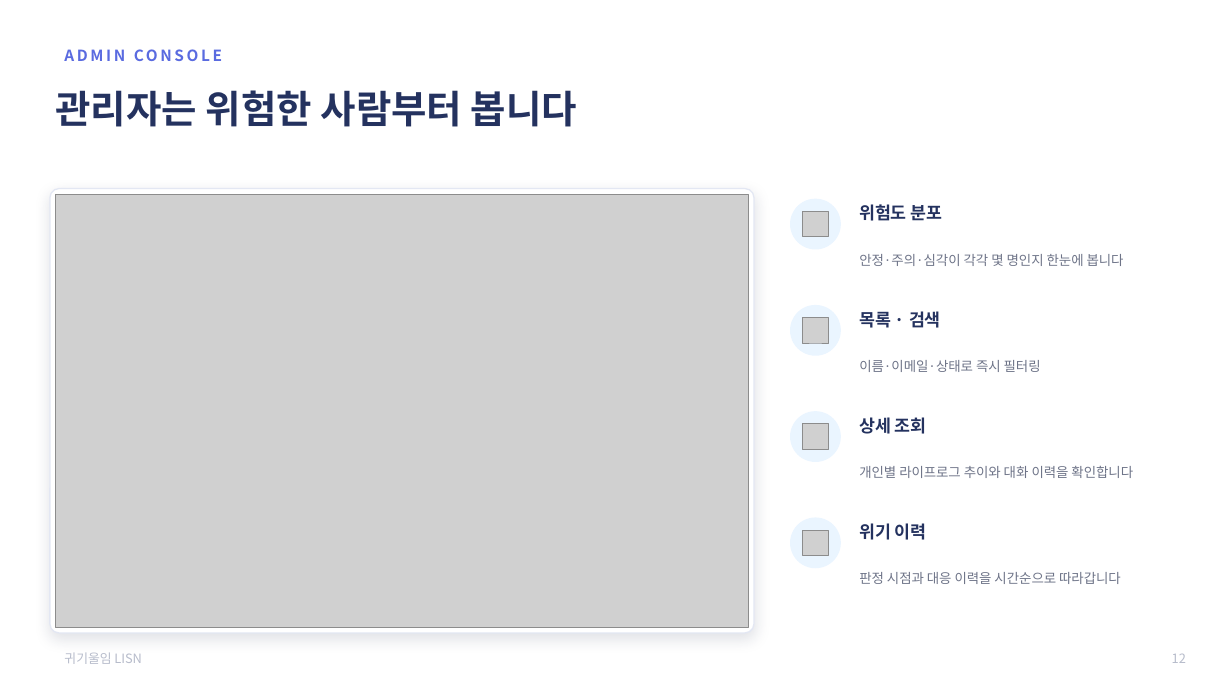
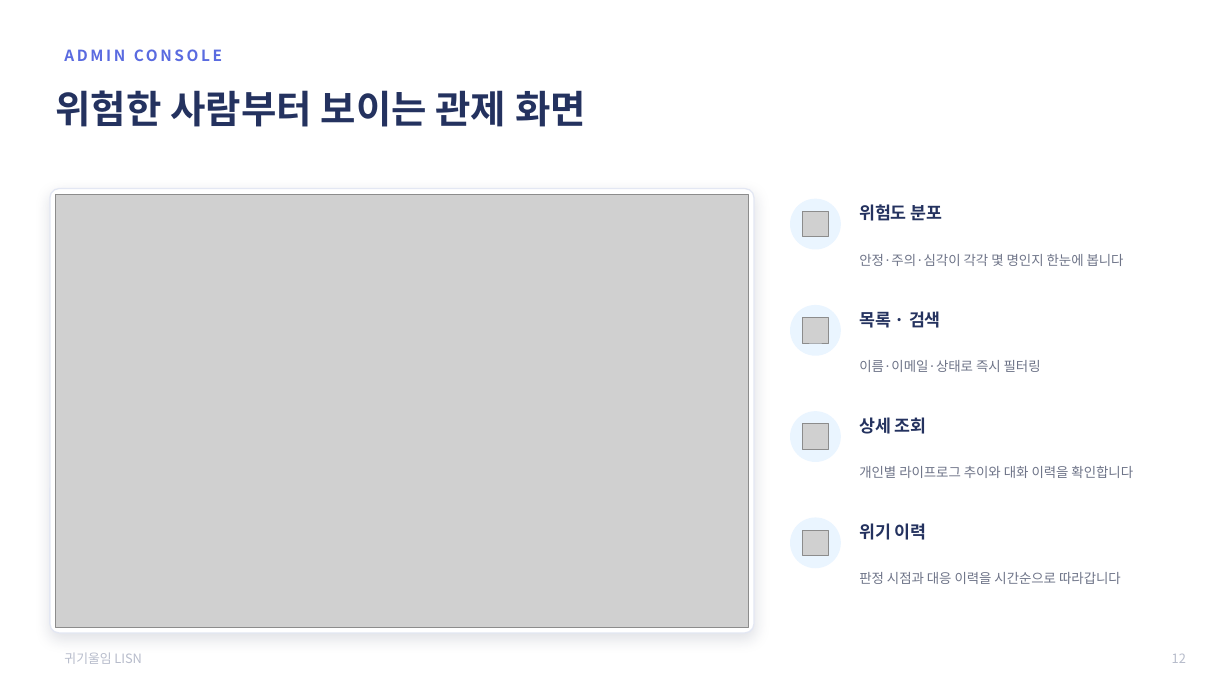
Before and after one commit to 2026-SMHRD-KDT-HealthCare-5/lisn, a slide deck: slide 13 of documents/최종발표자료_귀기울임.pptx. Drawn at 1232x693 pixels with LibreOffice and Linux fonts; fonts in the diff are those of the drawing; grey boxes stand for pictures. Boxes give left, top, right and bottom in pixels: in the first picture for what was removed or moved away, otherwise in the second. Text is boxed around its words. In the diff, an @@ line names an element or a change of style, - is before the commit and + after.

Commit message:
fix(발표): 제목 어미를 전부 「~습니다」로 통일하던 걸 섞었습니다
11개 제목 중 7개가 「~습니다/~입니다」로 끝나 단조롭다는 지적을 받았습니다.
명사구·의문형을 섞었습니다.

  s4  데이터는 쌓이는데, 사용자는 앱을 열지 않습니다
      -> 쌓이는 데이터, 열리지 않는 앱                    (명사구, 대구)
  s9  감정 분류 모델은 검증하고 접었습니다
      -> 왜 감정 분류 대신 이탈 탐지인가                   (의문형)
  s10 위기 탐지는 2단계입니다
      -> 위기 탐지 2단계 구조                             (명사구)
  s13 관리자는 위험한 사람부터 봅니다
      -> 위험한 사람부터 보이는 관제 화면                  (명사구)
  s14 "전부 암호화"가 아니라 위험도 기반입니다
      -> "전부 암호화" 대신 위험도 기반                    (명사구)

s9 는 겸사겸사 뜻도 분명하게 했습니다. "접었습니다"가 무슨 말인지
모르겠다는 지적을 받았는데, 결론(이탈 탐지로 갔다는 것)을 제목에 바로
얹어 s7 "왜 서버를 둘로 나눴나"와 같은 의문형 패턴으로 묶었습니다 —
같은 "AI 설계" 절의 두 슬라이드가 한 톤을 씁니다.

남긴 것 — s5·s11·s15 는 그대로 「~습니다」입니다. 확신에 찬 주장을
하는 자리(차별점 소개·성과 요약·정직한 현황)라 선언형이 자연스럽고,
전부 다르게 만드는 게 아니라 다양성을 만드는 게 목적이라 판단했습니다.

check_docs.py --with-tests · check_numbers.py 전부 통과.

```diff
--- a/documents/최종발표자료_귀기울임.pptx
+++ b/documents/최종발표자료_귀기울임.pptx
@@ text at bbox=[55, 90, 586, 127]: text changed @@
-관리자는 위험한 사람부터 봅니다
+위험한 사람부터 보이는 관제 화면
```
Also in this commit, not shown: 4 other slides changed, 2 other files.
